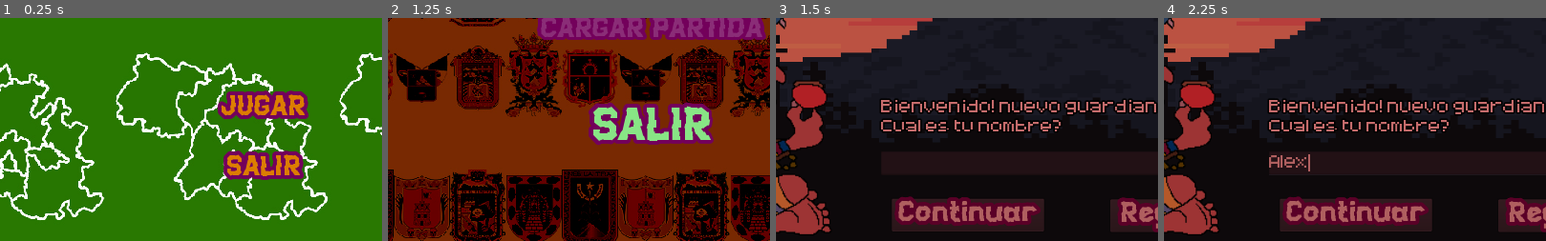
Above: before the commit, frames 1-4 (left to right).
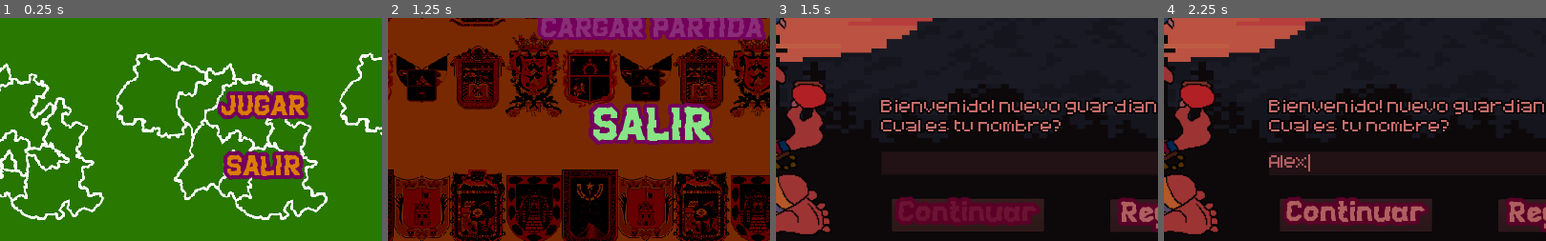
Above: after the commit, the same moments.

Repository: MauricioAlemanD/GuardianesDelEcosistema2
Game: Godot game, scene res://Escena/MenuInicial.tscn
Same seed, same stepped clock (60 frames per second), same inputs: the game is played once before the commit and once after it.
Inputs (mouse positions are % of the whole screen's width and height, from its top left):
- Up to frame 1 (0.25 s): no input
- Up to frame 2 (1.25 s): click "JUGAR" at 0.5 s
- Up to frame 3 (1.5 s): click "CREAR NUEVA PARTIDA" at 1.25 s
- Up to frame 4 (2.25 s): click (55, 82) at 2.02 s; type "Alex" at 2.1 s
The pictures show only the part of the screen within x 16-66%, y 50-100%; the shares and areas given below are measured in that part.

Frames 1-2 are identical in both runs. In frame 3, 1.6% of the frame differs, in the area x 32-69%, y 81-92%; in frame 4, nothing differs.

Commit message:
Se documento todo lo servible

Diff:
--- a/Escena/PartidasGuardadas.tscn
+++ b/Escena/PartidasGuardadas.tscn
@@ -87,4 +87,3 @@
 [connection signal="pressed" from="btnRegresar" to="." method="_on_btnRegresar_pressed"]
 [connection signal="pressed" from="btnJugar" to="." method="_on_btnJugar_pressed"]
 [connection signal="item_selected" from="cmbUsuarios" to="." method="_on_cmbUsuarios_item_selected"]
-[connection signal="pressed" from="cmbUsuarios" to="." method="_on_cmbUsuarios_pressed"]
--- a/Escena/Registro.tscn
+++ b/Escena/Registro.tscn
@@ -102,3 +102,4 @@
 
 [connection signal="pressed" from="btnSiguiente" to="." method="_on_btnSiguiente_pressed"]
 [connection signal="pressed" from="btnRegresar" to="." method="_on_btnRegresar_pressed"]
+[connection signal="text_changed" from="txtNombre" to="." method="_on_txtNombre_text_changed"]
--- a/scrpts/Menu.gd
+++ b/scrpts/Menu.gd
@@ -1,10 +1,8 @@
-extends Control
+extends Control #Hereda de control
+
+func _on_btnJugar_pressed(): #Se crea el evento del boton de jugar
+	get_tree().change_scene("res://Escena/Partida.tscn") #se accede a la raiz del proyecto, para cambiar a la escena llamada PArtida
 
 
-
-func _on_btnJugar_pressed():
-	get_tree().change_scene("res://Escena/Partida.tscn")
-
-
-func _on_btnSalir_pressed():
-	get_tree().quit()
+func _on_btnSalir_pressed(): #Se crea el evento del boton salir
+	get_tree().quit() #Se accede a la raiz del proyecto y se le pide salir con .quit()
--- a/scrpts/ParallaxBackground.gd
+++ b/scrpts/ParallaxBackground.gd
@@ -1,7 +1,7 @@
-extends ParallaxBackground
+extends ParallaxBackground #Hereda del nodo ParallaxBackground
 
-var DIR = Vector2(1,1)
-var speed = 500
+var DIR = Vector2(1,1) #Se establece la direccion a la que el fondo se movera
+var speed = 500 #Se establece la velocidad a la que se mueve el fondo
 
-func _physics_process(delta):
-	scroll_base_offset += DIR * speed * delta
+func _physics_process(delta): #Se crea la funcion para añadirle una fisica al proceso del background
+	scroll_base_offset += DIR * speed * delta #Con esta funcion se indica que el objeto se mueva hacia una direccion, a una velocidad en base a delta que es
--- a/scrpts/Partida.gd
+++ b/scrpts/Partida.gd
@@ -1,40 +1,43 @@
-extends Control
+extends Control #Hereda de control
+
 # Partida Cargar y crear partida
-var usuariosExistentes = false
 
-func _ready():
-	$VBoxContainer/btnCargarPartida.disabled = true
-	busquedaUsuarios()
+var usuariosExistentes = false #Se define la variable para saber si el usuario existe en el juego
 
-	if usuariosExistentes == true:
-		$VBoxContainer/btnCargarPartida.disabled = false
+func _ready(): #Se inicializa la funcion ready, esta funcion es como el constructor, ya que se inica automaticamente cuando la escena se inicia
+	$VBoxContainer/btnCargarPartida.disabled = true #Se establece la propiedad deshabilitada del boton de Cargar partida como true, se utiliza "$" para hacer referencia al objeto que esta dentro del escenario
+	busquedaUsuarios() #Se manda a llamar al metodo de buscquedaUsuarios
+
+	if usuariosExistentes == true: #Se crea una condicion para saber si existe el ususario y si este usuaro no existe hara que la propiedad de deshabilidtado del boton de cargar partida sea false
+		$VBoxContainer/btnCargarPartida.disabled = false #Se cambia la propiedad de deshabilitacion para el boton de cargar partida
 
 
-func busquedaUsuarios():
-	var file = File.new()
+func busquedaUsuarios(): #Se crea una funcion llamada busquedaUsuarios, que nos servira para identificar los directorios y los ficheros
 
-	print("Buscando directorio")
-	if (file.file_exists("user://usersData.dat")):
-		print("usersData existe en el directorio")
-		var usuariosExistentes = true
-		$VBoxContainer/btnCargarPartida.disabled = false
+	var file = File.new() #Se crea una varibale de tipo file para poder trabaajr con archivos
+
+	if (file.file_exists("user://usersData.dat")): #Se crea la condicion que si existe el documento en user://usersData.dat se active el usuario existente y de esta manera habilitar el boton de cargar partida
+
+		usuariosExistentes = true #Se da el valor de verdadero a la varaible de ususarios exitentes para indicar que si exiten ususarios en el juego ya registrados
+
+		$VBoxContainer/btnCargarPartida.disabled = false #Se cambia la propiedad de deshabilitado a falso
 
 
-	else:
-		var usuarios = []
-		file.open("user://usersData.dat",File.WRITE)
-		file.store_var(usuarios)
-		file.close()
-		print("Se creo el archivo usuarios.dat")
+	else: #En caso de no encontrar el fichero de user://usersData.dat se hara lo contraio
+
+		var usuarios = [] #Se define una varaible de tipo array para que en esta se vayan almacenando los usuarios proximos a crear
+		file.open("user://usersData.dat",File.WRITE) #Mediante la variable de objeto file y la propiedad open se podra activar la conexion entre archivo y programa
+		file.store_var(usuarios) #Mediante la variable de tipo file y su propiedad store_var se almacenara toda la variable dentro del fichero
+		file.close() #Se cierra la conexion programa fichero apra evitar problemas de rendimiento y recursos
 
 
-func _on_btnSalir_pressed():
-	get_tree().change_scene("res://Escena/MenuInicial.tscn")
+func _on_btnSalir_pressed(): #Se crea el evento del boton salir que regresa al menu inical
+	get_tree().change_scene("res://Escena/MenuInicial.tscn") #Se canmbia de la escena actual a la escena de manu principal
 
 
-func _on_btnCrearNuevaPartida_pressed():
-	get_tree().change_scene("res://Escena/Registro.tscn")
+func _on_btnCrearNuevaPartida_pressed(): #Se define el evento del boton para crear nueva partida para pasar a la configuracion de nueva partida
+	get_tree().change_scene("res://Escena/Registro.tscn") #Se cambia de la escena actual a la escena de registro
 
 
-func _on_btnCargarPartida_pressed():
-	get_tree().change_scene("res://Escena/PartidasGuardadas.tscn")
+func _on_btnCargarPartida_pressed(): #Se define el evento del boton de cargar partida
+	get_tree().change_scene("res://Escena/PartidasGuardadas.tscn") #Se cambia la escena actual a la escena de cargar partida
--- a/scrpts/PartidasGuardadas.gd
+++ b/scrpts/PartidasGuardadas.gd
@@ -1,48 +1,47 @@
-extends Control
+extends Control #Hereda de control
 
-var usuariosTotales = []
-var cantidadUsuarios
-var partida = 0
-var usuario
+#Cargar partida
 
-func _ready():
-	busquedaUsuarios()
+var usuariosTotales = [] #Se crea una varaible de tipo arreglo para almacenar los usuarios que exitan en el fichero donde estan los usuarios
+var cantidadUsuarios #Se crea una variable para almacenar la canrtidad de usuarios en total
+var partida = 0 #Se crea una variable constane que tiene el indice de 0 para que automaticamente al iniciar el primer valor seleccioando sea el primer elemento en la lista, la cual cambiara para saber el indice con el nombre seleccionado
+var usuario #Se crea una variable donde se almacenara el nombre del usuario
 
-	var option_button = $cmbUsuarios
 
-	#option_button.add_item("Opción 1")
+func busquedaUsuarios(): #Se crea la funcion busquedaUsuarios la cual permitira buscar los usuarios en user://usersData.dat
 
-	for i in range (0,cantidadUsuarios):
+	var file = File.new() #Se crea una variable de tipo file
 
-		option_button.add_item(usuariosTotales[i])
+	file.open("user://usersData.dat", File.READ) #Mediante la variable file se accedera al lector de archivos de user://usersData.dat para poder asi leer el contendio de este
+	usuariosTotales = file.get_var() #Se copia el valor de todos los usuarios de user://usersData.dat y se le asignan a la variable de usuarosTotales para tener a los usuarios y poder trabajar con ellos
+	file.close() #Se cierra la conexion entre user://usersData.dat y el programa
+	cantidadUsuarios = usuariosTotales.size() #Se le asigna la cantidad total de usuarios a la variable cantidadUsuarios para poder hacer el llenado del contenedor de usuaros
+
+
+func _ready(): #Se crea la funcion _ready para que sea el constructor de la escena
+
+	busquedaUsuarios() #Se manda a llamar la funcion de busqueda usuarios
+
+	var option_button = $cmbUsuarios #Se crea una variable en base al contenedor de los usuarios que se encuetra en la escena
+
+	for i in range (0,cantidadUsuarios): #Se crea un for para que realice iteraciones las cuales añadiran los usuarios como un nuevo item al contenedor de usuarios
+
+		option_button.add_item(usuariosTotales[i]) #Se añade a la varaible del conetenedor el item correspondiente dontro de la variabe usuariosTotales a la iteracion del ciclo for
 
 
 
 
-func busquedaUsuarios():
-	var file = File.new()
-
-	print("Buscando archivo de usuarios")
-
-	file.open("user://usersData.dat", File.READ)
-	usuariosTotales = file.get_var()
-	file.close()
-	cantidadUsuarios = usuariosTotales.size()
-	print(cantidadUsuarios)
-
-
-func _on_btnJugar_pressed():
-	usuario = usuariosTotales[partida]
-	UsuarioGlobal.nombreUsuarioGlobal = usuario
-	print(UsuarioGlobal.nombreUsuarioGlobal)
-	get_tree().change_scene("res://Escena/seleccionNiveles.tscn")
+func _on_btnJugar_pressed(): #Se crea el evento del boton jugar
+	usuario = usuariosTotales[partida] #Al nombre de usuario seleccionado dentro del contendor de usuarios se sera asignado a la variable usuario
+	UsuarioGlobal.nombreUsuarioGlobal = usuario #A la varaible global encargada del nombre de usuario se le asgnara el valor de usuario local
+	get_tree().change_scene("res://Escena/seleccionNiveles.tscn") #Se cambia la escena acutal a la escena de seleccion de nivel
 
 
 
-func _on_cmbUsuarios_item_selected(index):
-	partida = index
+func _on_cmbUsuarios_item_selected(index): #Se crea el evento del contenedor de usuarios para que en base al indice eleccionado se tome en cuenta este
+	partida = index #A la variable partida se le asigna el valor del indice seleccionado en el contenedor
 
 
 
-func _on_btnRegresar_pressed():
-	get_tree().change_scene("res://Escena/MenuInicial.tscn")
+func _on_btnRegresar_pressed(): #Se añade el evento del evento del boton de regresar
+	get_tree().change_scene("res://Escena/MenuInicial.tscn") #Se cambia la escena actual a la del menu inical
--- a/scrpts/Registro.gd
+++ b/scrpts/Registro.gd
@@ -1,65 +1,54 @@
 extends Control
+
 # Registro para registrar el usuario
-var  nombreUsuario = ""
-var usuariosToales = []
 
-func _ready():
-	$btnSiguiente.disabled = false
-	busquedaUsuarios()
+var  nombreUsuario = "" #Se crea y define la variable para almacenar el nombre de usuario ongresado
+var usuariosToales = [] #Se crea la variable de tipo array para almacenar los usuarios totales
+
+func _ready(): #Se crea e inica el constructor de la escena
+	$btnSiguiente.disabled = true  #Se establece la propiedad deshabilitada del boton siguiene verdadera
+	busquedaUsuarios() #Se manda a llamar al metodo de busquedaUsuarios
 
 
-func busquedaUsuarios():
-	var file = File.new()
+func busquedaUsuarios(): #Se crea la funcion de busquedaUsusarios
 
-	print("Buscando directorio")
-	if (file.file_exists("user://usersData.dat")):
-		file.open("user://usersData.dat", File.READ)
-		usuariosToales = file.get_var()
-		file.close()
-		print("usersData existe en el directorio")
-		print("**********")
+	var file = File.new() #Se crea la variable de archivo para acceder a los archivos
 
-
-	else:
-		file.open("user://usersData.dat",File.WRITE)
-		file.close()
-		print("Se creo el archivo usuarios.dat")
-
-
-func _on_btnRegresar_pressed():
-	get_tree().change_scene("res://Escena/MenuInicial.tscn")
-
-
-func _on_btnSiguiente_pressed():
-	print("________________")
-	$lblExistente.visible == false
-	nombreUsuario = $txtNombre.text
-	var ut = usuariosToales.size()
-	print(ut)
-
-	for i in range(0,ut):
-		print("instancia ",i)
-		print("Se compara " , usuariosToales[i] ," con ", nombreUsuario)
-
-
-		if usuariosToales[i] == nombreUsuario:
-			print("Dato a comparar con nombre de usuario",i)
-			print(nombreUsuario)
-			$lblExistente.visible = true
-		else:
-			$lblExistente.visible = false
+	file.open("user://usersData.dat", File.READ) #Se accede a la lectura de datos mediante la varible file
+	usuariosToales = file.get_var() #Se obtiene el contendio de la variale de usuarios en el archivo y se almacenan en usauriosTotales
+	file.close() #Se cierra la conexion al fichero
 
 
 
+func _on_btnRegresar_pressed(): #Se crea el evento del boton regresar
+	get_tree().change_scene("res://Escena/MenuInicial.tscn") #Se cambia de la escena actual a la escena de menu inical
 
-	if $lblExistente.visible == false:
-		usuariosToales.append(nombreUsuario)
-		print("Se guardo el usuario " + nombreUsuario)
-		var file = File.new()
-		file.open("user://usersData.dat",File.WRITE)
-		file.store_var(usuariosToales)
-		file.close()
-		print("Se actualizo usersData.dat")
-		UsuarioGlobal.nombreUsuarioGlobal = nombreUsuario
-		print("Usuario global ",UsuarioGlobal.nombreUsuarioGlobal)
-		get_tree().change_scene("res://Escena/seleccionNiveles.tscn")
+
+func _on_btnSiguiente_pressed(): #Se crea el evento del boton siguiente
+
+	$lblExistente.visible == false #Se establece la propiedad de la etiqueta de exitencia en false para ocultarla en cada click
+	nombreUsuario = $txtNombre.text #Se estblece el valor de la variable de nombre de usuario con el contenido del campo de texto del nombre
+	var ut = usuariosToales.size() #Se crea una variable la cual contendra el totoal de usuarios registrados previamente
+
+	for i in range(0,ut): #Se crea un ciclo for para comparar con cada nombre de usuario registrado con anterioridad con el nombre de usuario ingresado en la escena
+
+		if usuariosToales[i] == nombreUsuario: #Se crea la condicion para saber si el valor de usuariosTotales en la teracion de i es igual al valor del usuario registrado
+			$lblExistente.visible = true #Si encuentra una coincidenca la etiqueta de exitencia se hara visible indicando que ya existe el usuario
+		else: #De lo contrario se mantendra en falso
+			$lblExistente.visible = false #La etiqueta de exitencia semantiene oculta con su propiedad en falso
+
+
+	if $lblExistente.visible == false: #Se crea la condicion de que si la etiqueta de existencia esta no visible permitira crear un nuevo usaurio
+		usuariosToales.append(nombreUsuario) #Se insetra el usaurio en el arreglo de usuariosTotales con la propiedad append
+		var file = File.new() #Se crea la variable de archivo para poder acceder al archivo user://usersData.dat y sobreescribirlo/actualizarlo con el nuevo usuario
+		file.open("user://usersData.dat",File.WRITE) #Se establece la conexion con el archivo para escribir en el
+		file.store_var(usuariosToales) #Con la propiedad .store_var se le agrega el valor del arreglo de usuariosTotales actualizado al archivo user://usersData.dat
+		file.close() #Se cierra la conexion con el archivo
+		UsuarioGlobal.nombreUsuarioGlobal = nombreUsuario #Al nombre de usuario global dentro de las varaibles globeles se le asignara el nombre de usuario ingresado para comenzar la partida
+		get_tree().change_scene("res://Escena/seleccionNiveles.tscn") #Se cambia la escena actual por la escena de seleccion de nivel
+
+
+func _on_txtNombre_text_changed(): #Se crea el evento de campo de texto cuando este es alterado
+	$btnSiguiente.disabled = false #Se establece que el boton siguente este habilitado cuando el campo de texto rreciba un tecleo
+	if $txtNombre.text == "": #Se crea una condicion comparando el contenido del campo de texto con una cadena vacia para evitar que ingresen usuarios vacios
+		$btnSiguiente.disabled = true #Se cambia la propiedad de deshabilitado al boton siguiente
--- a/scrpts/UsuarioGlobal.gd
+++ b/scrpts/UsuarioGlobal.gd
@@ -1,4 +1,6 @@
-extends Node
+extends Node #Herda de nodo
+
+#Varaibles globales
 
 var nombreUsuarioGlobal = "Guardian 1"
 var levels = {"1":true,"2":false,"3":false,"4":false,"5":false,"6":false,"7":false,"8":false}
--- a/scrpts/bgzm.gd
+++ b/scrpts/bgzm.gd
@@ -1,6 +1,8 @@
-extends ParallaxBackground
+extends ParallaxBackground #Hereda del nodo ParallaxBackground
 
-var DIR = Vector2(1,1)
-var speed = 25
-func _physics_process(delta):
-	scroll_base_offset += DIR * speed * delta
+var DIR = Vector2(1,1) #Se establece la direccion a la que el fondo se movera
+var speed = 25 #Se establece la velocidad a la que se mueve el vector
+
+func _physics_process(delta): #Se crea la funcion para añadirle una fisica al proceso del background
+
+	scroll_base_offset += DIR * speed * delta #Con esta funcion se indica que el objeto se mueva hacia una direccion, a una velocidad en base a delta que es
--- a/scrpts/seleccionNiveles.gd
+++ b/scrpts/seleccionNiveles.gd
@@ -1,54 +1,11 @@
-extends Control
+extends Control #Hereda de control
 
-func _ready():
-	print(UsuarioGlobal.nombreUsuarioGlobal)
-	$lblNombreUsuario.text = UsuarioGlobal.nombreUsuarioGlobal
+#Seleccion de personje
+
+func _ready(): #Se crea e inicia el construcor de la escena
+	$lblNombreUsuario.text = UsuarioGlobal.nombreUsuarioGlobal #Se añadde al texto de la etiqueta el valor del usuario global
 
 
-#var levels = {"1":true,"2":false,"3":false,"4":false,"5":false,"6":false,"7":false,"8":false}
-#var userName = ""
-#var entrar = false
-#
-#
-#func _ready():
-#	startLevels()
-#	if  true:
-#		$SvgMexico/Guan.visible = levels["1"]
-#		$SvgMexico/Quer.visible = levels["2"]
-#		$SvgMexico/Hid.visible = levels["3"]
-#		$SvgMexico/Pueb.visible = levels["4"]
-#		$SvgMexico/Tlax.visible = levels["5"]
-#		$SvgMexico/Mor.visible = levels["6"]
-#		$SvgMexico/Mex.visible = levels["7"]
-#		$SvgMexico/CDM.visible = levels["8"]
-#		entrar = true
-#
-#
-#
-#
-#
-#func startLevels():
-#
-#	var file = File.new()
-#
-#	if (file.file_exists("user://levelsData.dat")):
-#
-#		file.open("user://levelsData.dat", File.READ)
-#		levels = file.get_var()
-#		file.close()
-#
-#	else:
-#		file.open("user://levelsData.dat",File.WRITE)
-#		file.store_var(levels)
-#		file.close()
+func _on_Button_pressed(): #Se crea el evento para el boton de salir
 
-
-
-
-#func _on_Button_pressed():
-	#$SvgMexico/Hud.visible = false
-
-
-
-func _on_Button_pressed():
-	get_tree().change_scene("res://Escena/MenuInicial.tscn")
+	get_tree().change_scene("res://Escena/MenuInicial.tscn") #Se cambia de la escena actual a la escena de inicio de sesion
